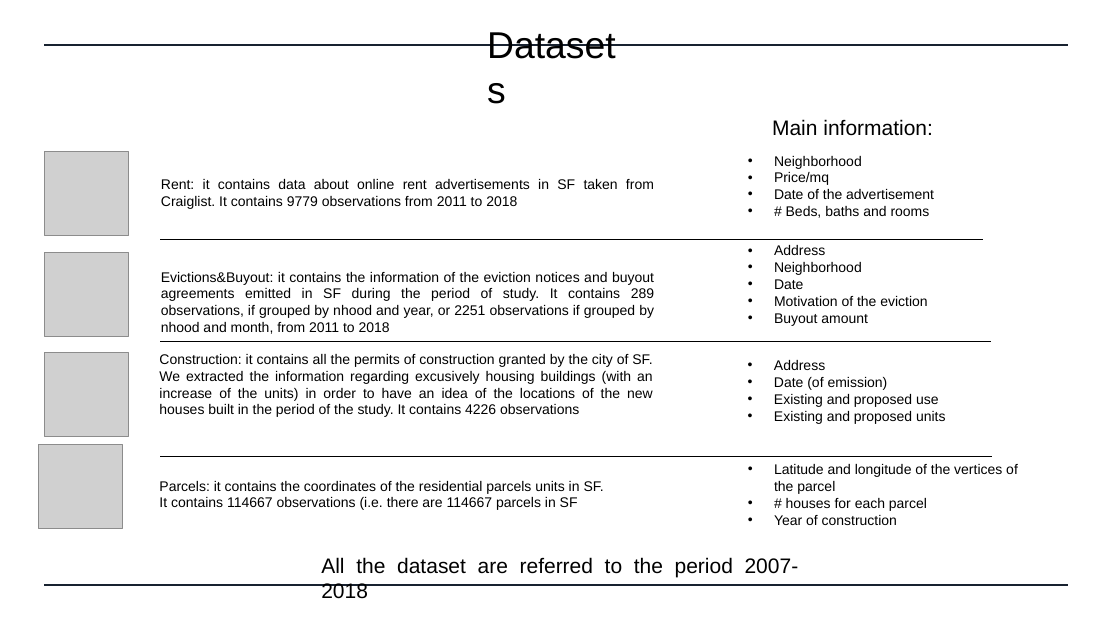
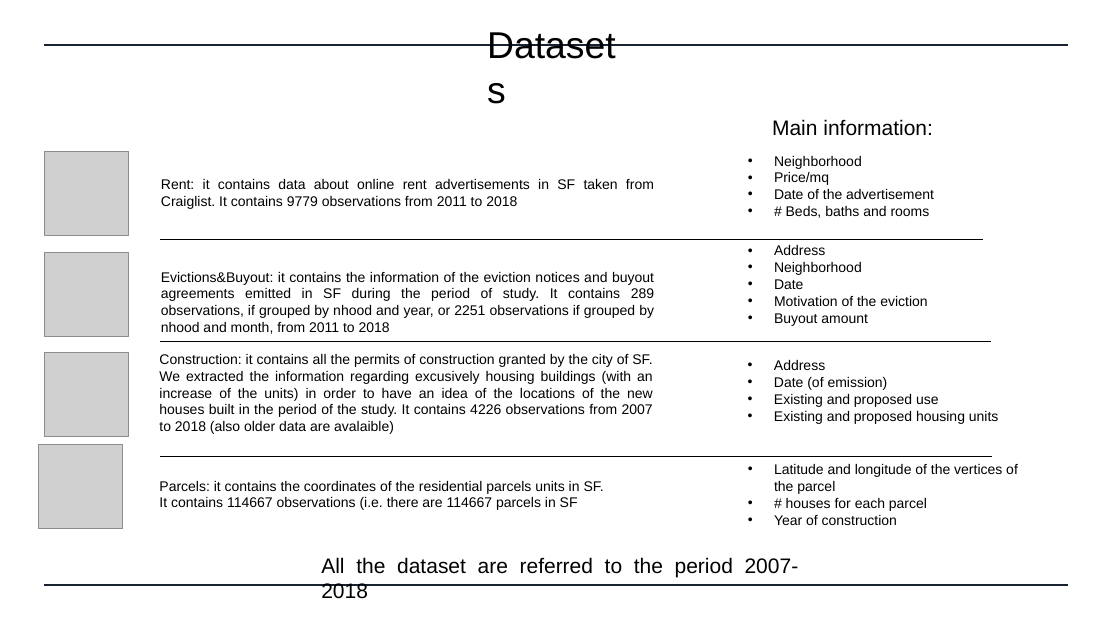
Before and after one commit to pietrobogani/SF-houses, a slide deck: slide 2 of Prima Presentazione.pptx. Drawn at 1120x630 pixels with LibreOffice and Linux fonts; fonts in the diff are those of the drawing; grey boxes stand for pictures. Boxes give left, top, right and bottom in pixels: in the first picture for what was removed or moved away, otherwise in the second. Text is boxed around its words. In the diff, an @@ line names an element or a change of style, - is before the commit and + after.

Commit message:
new

```diff
--- a/Prima Presentazione.pptx
+++ b/Prima Presentazione.pptx
@@ text at [159,354,653,434]: text changed @@
-Construction: it contains all the permits of construction granted by the city of SF. We extracted the information regarding excusively housing buildings (with an increase of the units) in order to have an idea of the locations of the new houses built in the period of the study. It contains 4226 observations
+Construction: it contains all the permits of construction granted by the city of SF. We extracted the information regarding excusively housing buildings (with an increase of the units) in order to have an idea of the locations of the new houses built in the period of the study. It contains 4226 observations from 2007 to 2018 (also older data are avalaible)
@@ text at [774,411,999,424]: text changed @@
-• Existing and proposed units
+• Existing and proposed housing units
```
